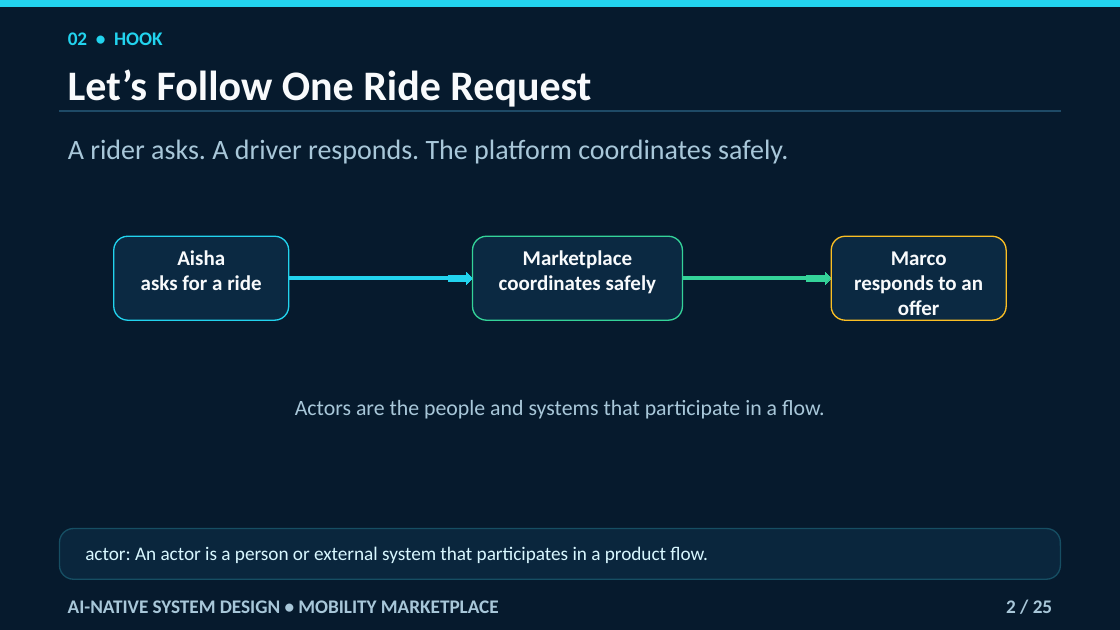
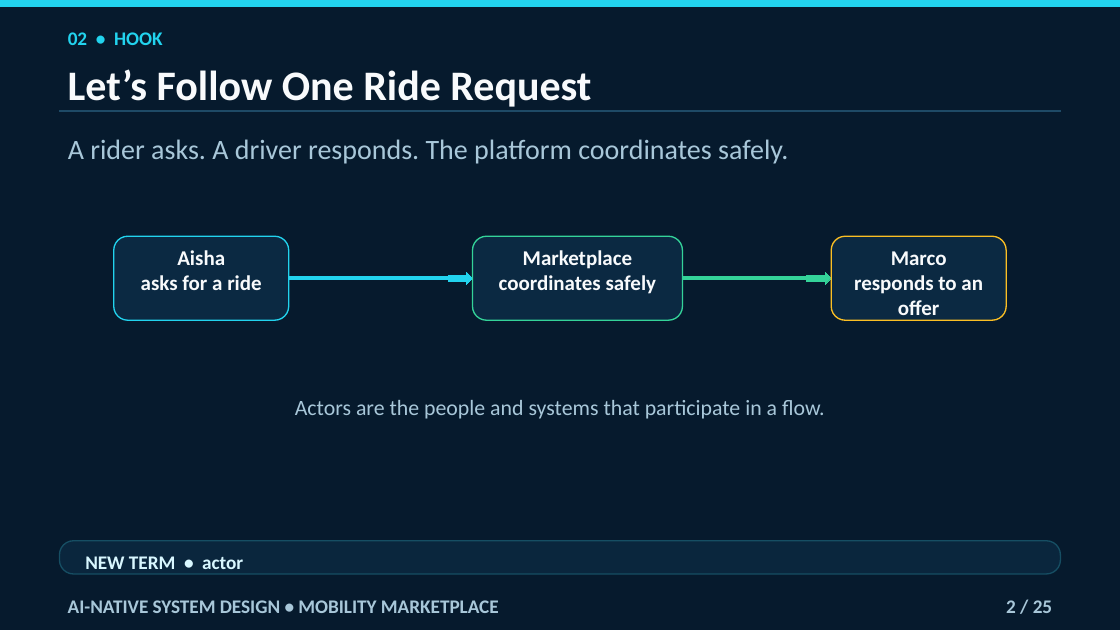
Before and after one commit to navaidya/learning, a slide deck: slide 2 of video/system-design/ai-native-mobility-marketplace/ai-native-mobility-marketplace.pptx. Drawn at 1120x630 pixels with LibreOffice and Linux fonts; fonts in the diff are those of the drawing. Boxes give left, top, right and bottom in pixels: in the first picture for what was removed or moved away, otherwise in the second. Text is boxed around its words. In the diff, an @@ line names an element or a change of style, - is before the commit and + after.

```diff
--- a/video/system-design/ai-native-mobility-marketplace/ai-native-mobility-marketplace.pptx
+++ b/video/system-design/ai-native-mobility-marketplace/ai-native-mobility-marketplace.pptx
@@ rounded rectangle resized from (x1=60, y1=528, x2=1061, y2=579) to (x1=60, y1=541, x2=1061, y2=575) @@
@@ rounded rectangle at (x1=60, y1=541, x2=1061, y2=575): proportions changed @@
@@ text at (x1=85, y1=556, x2=243, y2=569): text changed; bold on @@
-actor: An actor is a person or external system that participates in a product flow.
+NEW TERM • actor
```
Also in this commit, not shown: 24 other slides changed.
